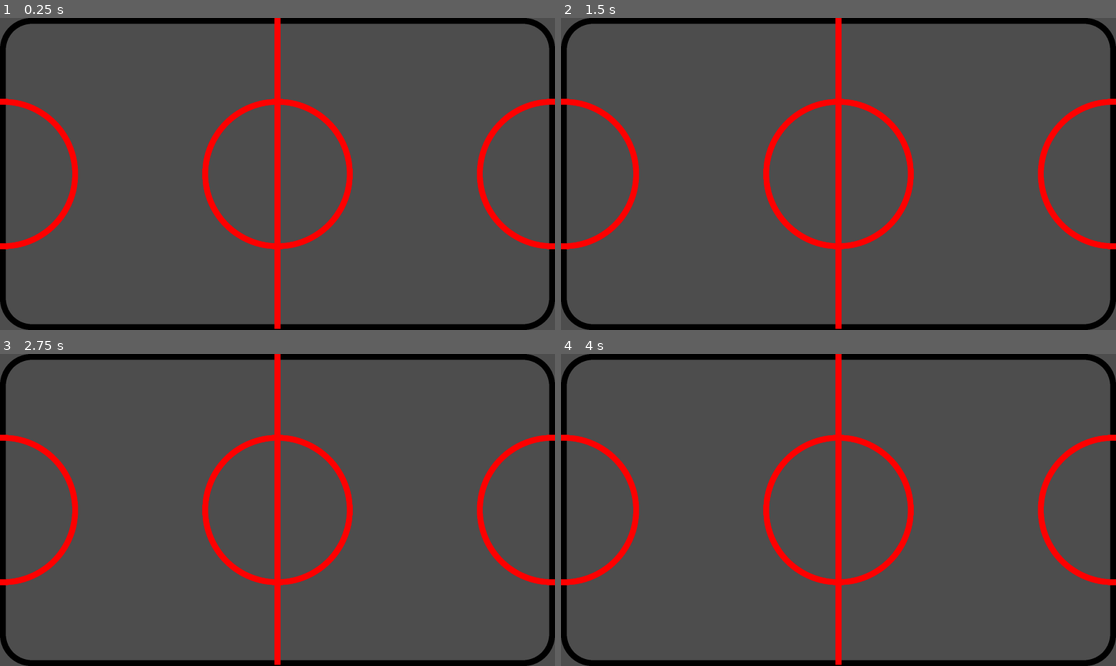
Above: before the commit, frames 1-4 (two rows, left to right).
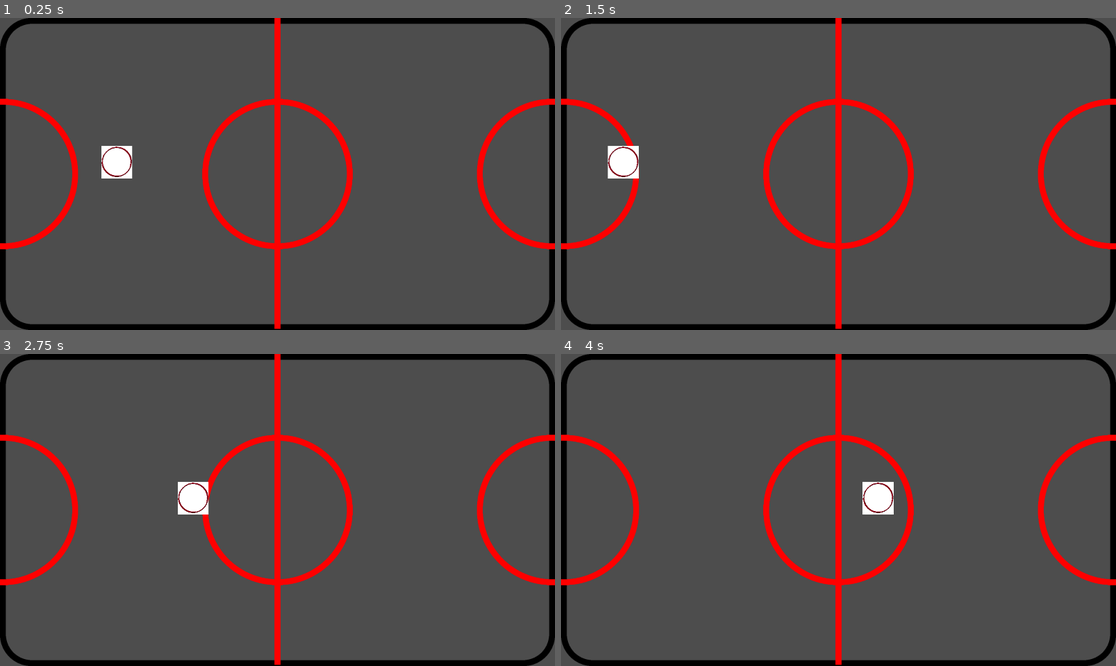
Above: after the commit, the same moments.

Repository: SingleArity/CoffeeTableAirHockey
Game: Godot game, scene res://Scenes/Game.tscn
Two runs of this game, one before a commit and one after it. Both use one fixed random seed, a clock stepped at 60 frames per second and the inputs below.
Inputs:
- Up to frame 1 (0.25 s): no input
- Up to frame 2 (1.5 s): no input
- Up to frame 3 (2.75 s): no input
- Up to frame 4 (4 s): no input

The runs differ from the first frame. In frame 1, 0.6% of the frame differs, in the area x 18-24%, y 40-52%; in frame 2, 0.6%, in the area x 8-15%, y 40-52%; in frame 3, 0.6%; in frame 4, 0.6%.

Commit message:
Put puck in the front

Diff:
--- a/Code/bounce_movement.gd
+++ b/Code/bounce_movement.gd
@@ -1,4 +1,4 @@
-extends RigidBody2D
+extends Node2D
 
 var velocity = Vector2.ZERO
 var speed = 200
@@ -6,13 +6,14 @@
 var rigid_body
 
 func _ready():
+	rigid_body = $RigidPhysics
 	# Initialize random direction
 	var angle = PI # randf_range(0, 2 * PI)
 	velocity = Vector2(cos(angle), sin(angle)) * speed
-	linear_velocity = velocity
+	rigid_body.linear_velocity = velocity
 
 func _physics_process(delta):
 	# Move and collide with walls if needed
-	var collision_info = move_and_collide(velocity * delta)
+	var collision_info = rigid_body.move_and_collide(velocity * delta)
 	if collision_info:
 		velocity = velocity.bounce(collision_info.get_normal())
--- a/Scenes/Game.tscn
+++ b/Scenes/Game.tscn
@@ -1,7 +1,8 @@
-[gd_scene load_steps=9 format=3 uid="uid://o2jdyc81i6pm"]
+[gd_scene load_steps=11 format=3 uid="uid://o2jdyc81i6pm"]
 
 [ext_resource type="Texture2D" uid="uid://bh5208qy3hlkn" path="res://Sprites/Table.png" id="1_a2wf4"]
 [ext_resource type="Script" path="res://Code/bounce_movement.gd" id="2_73mmo"]
+[ext_resource type="Texture2D" uid="uid://c0ex6v8ar78vd" path="res://Sprites/puck.bmp" id="2_sbewx"]
 
 [sub_resource type="PhysicsMaterial" id="PhysicsMaterial_b48tr"]
 friction = 0.0
@@ -9,6 +10,8 @@
 
 [sub_resource type="CircleShape2D" id="CircleShape2D_uh7by"]
 radius = 50.0
+
+[sub_resource type="CanvasItemMaterial" id="CanvasItemMaterial_eaksn"]
 
 [sub_resource type="RectangleShape2D" id="RectangleShape2D_tuca0"]
 size = Vector2(1842, 61)
@@ -34,39 +37,44 @@
 [node name="Game" type="Node2D"]
 
 [node name="Puck" type="Node2D" parent="."]
+z_index = 1
+position = Vector2(500, 500)
+script = ExtResource("2_73mmo")
 
 [node name="RigidPhysics" type="RigidBody2D" parent="Puck"]
-position = Vector2(574, 498)
 collision_mask = 7
 physics_material_override = SubResource("PhysicsMaterial_b48tr")
 gravity_scale = 0.0
 contact_monitor = true
 max_contacts_reported = 3
-script = ExtResource("2_73mmo")
 
 [node name="Collision" type="CollisionShape2D" parent="Puck/RigidPhysics"]
 shape = SubResource("CircleShape2D_uh7by")
 
-[node name="Table" type="Node2D" parent="."]
+[node name="PuckSprite" type="Sprite2D" parent="Puck/RigidPhysics"]
+z_index = 1
+material = SubResource("CanvasItemMaterial_eaksn")
+texture = ExtResource("2_sbewx")
 
-[node name="StaticBody2D" type="StaticBody2D" parent="Table"]
+[node name="StaticBody2D" type="StaticBody2D" parent="."]
 
-[node name="CollisionShape2D" type="CollisionShape2D" parent="Table/StaticBody2D"]
+[node name="CollisionShape2D" type="CollisionShape2D" parent="StaticBody2D"]
 position = Vector2(955, 4.5)
 shape = SubResource("RectangleShape2D_tuca0")
 
-[node name="Sprite" type="AnimatedSprite2D" parent="Table/StaticBody2D"]
+[node name="Sprite" type="AnimatedSprite2D" parent="StaticBody2D"]
+show_behind_parent = true
 sprite_frames = SubResource("SpriteFrames_dxil8")
 centered = false
 
-[node name="CollisionShape2D2" type="CollisionShape2D" parent="Table/StaticBody2D"]
+[node name="CollisionShape2D2" type="CollisionShape2D" parent="StaticBody2D"]
 position = Vector2(930, 1063)
 shape = SubResource("RectangleShape2D_tuca0")
 
-[node name="CollisionShape2D3" type="CollisionShape2D" parent="Table/StaticBody2D"]
+[node name="CollisionShape2D3" type="CollisionShape2D" parent="StaticBody2D"]
 position = Vector2(1892, 542)
 shape = SubResource("RectangleShape2D_denrl")
 
-[node name="CollisionShape2D4" type="CollisionShape2D" parent="Table/StaticBody2D"]
+[node name="CollisionShape2D4" type="CollisionShape2D" parent="StaticBody2D"]
 position = Vector2(-28.5, 529)
 shape = SubResource("RectangleShape2D_denrl")
